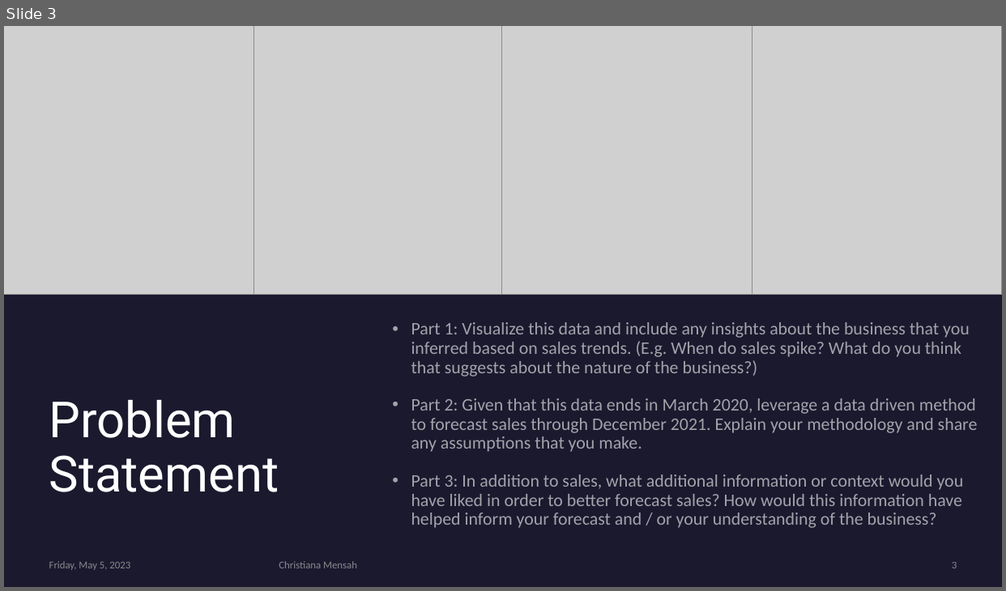
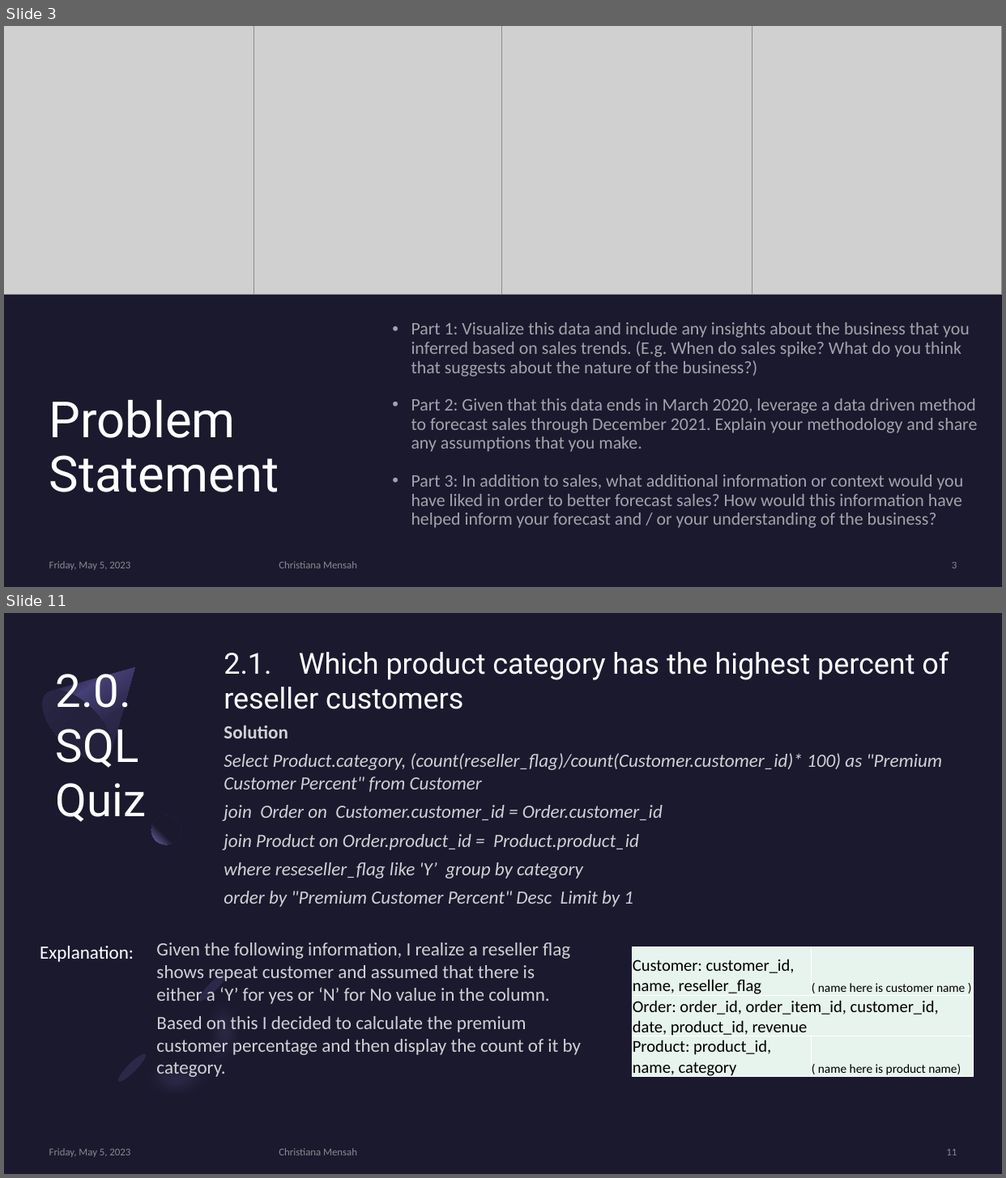
Before and after one commit to cmensah11/ForcastingCase, a slide deck: Forecast Analysis and SQL Queries.pptx. Shown one above the other, each under a label of ours: slide 3 before the commit, slides 3 and 11 after it; the slides between them are not shown. The pictures are 1006x591 and 1006x1178 pixels, drawn with LibreOffice and Linux fonts; fonts in the diff are those of the drawing; grey boxes stand for pictures. Boxes give left, top, right and bottom in pixels: in the first picture for what was removed or moved away, otherwise in the second. Text is boxed around its words. In the diff, an @@ line names an element or a change of style, - is before the commit and + after.

Commit message:
updating marketing quiz spreadsheet and power point analysis

```diff
--- a/Forecast Analysis and SQL Queries.pptx
+++ b/Forecast Analysis and SQL Queries.pptx
@@ slide 11 added at (4, 613, 1002, 1174), background #1B192E @@
@@ freeform shape added at (31, 636, 166, 772), fill gradient #2C284A to #454075 to #1B192E @@
@@ title added at (224, 651, 948, 709), 28 pt, text #FFFFFF @@
+2.1. Which product category has the highest percent of reseller customers
@@ ellipse added at (31, 679, 125, 772), fill gradient #23213C to #2C284A @@
@@ text added at (56, 674, 147, 822), 44 pt, text #FFFFFF @@
+2.0.
+SQL Quiz
@@ subtitle added at (224, 726, 942, 907), 18 pt, text #FFFFFF at 80% opacity, italic @@
+Solution
+Select Product.category, (count(reseller_flag)/count(Customer.customer_id)* 100) as "Premium Customer Percent" from Customer
+join Order on Customer.customer_id = Order.customer_id
+join Product on Order.product_id = Product.product_id
+where reseseller_flag like 'Y’ group by category
+order by "Premium Customer Percent" Desc Limit by 1
@@ ellipse added at (151, 815, 181, 845), fill gradient #1B192E to #7771B2 @@
@@ text added at (40, 946, 134, 962), 18 pt, text #FFFFFF @@
+Explanation:
@@ text added at (156, 943, 581, 1077), 18 pt, text #FFFFFF at 80% opacity @@
+Given the following information, I realize a reseller flag shows repeat customer and assumed that there is either a ‘Y’ for yes or ‘N’ for No value in the column.
+Based on this I decided to calculate the premium customer percentage and then display the count of it by category.
@@ table added at (632, 947, 974, 1081), 3 rows, 2 columns @@
+Customer: customer_id, name, reseller_flag | ( name here is customer name )
+Order: order_id, order_item_id, customer_id, date, product_id, revenue | 
+Product: product_id, name, category | ( name here is product name)
@@ group added at (110, 965, 281, 1135): 2 freeform shapes, 2 ellipses @@
@@ text added at (49, 1148, 130, 1157), 10 pt, text #A6A6A6 at 80% opacity @@
+Friday, May 5, 2023
@@ text added at (279, 1148, 357, 1156), 10 pt, text #A6A6A6 at 80% opacity @@
+Christiana Mensah
@@ page number added at (946, 1149, 957, 1156), 10 pt, text #A6A6A6 at 80% opacity @@
+11
```
Also in this commit, not shown: 6 slides changed, 7 other slides added, 5 slides removed, 1 other file.
